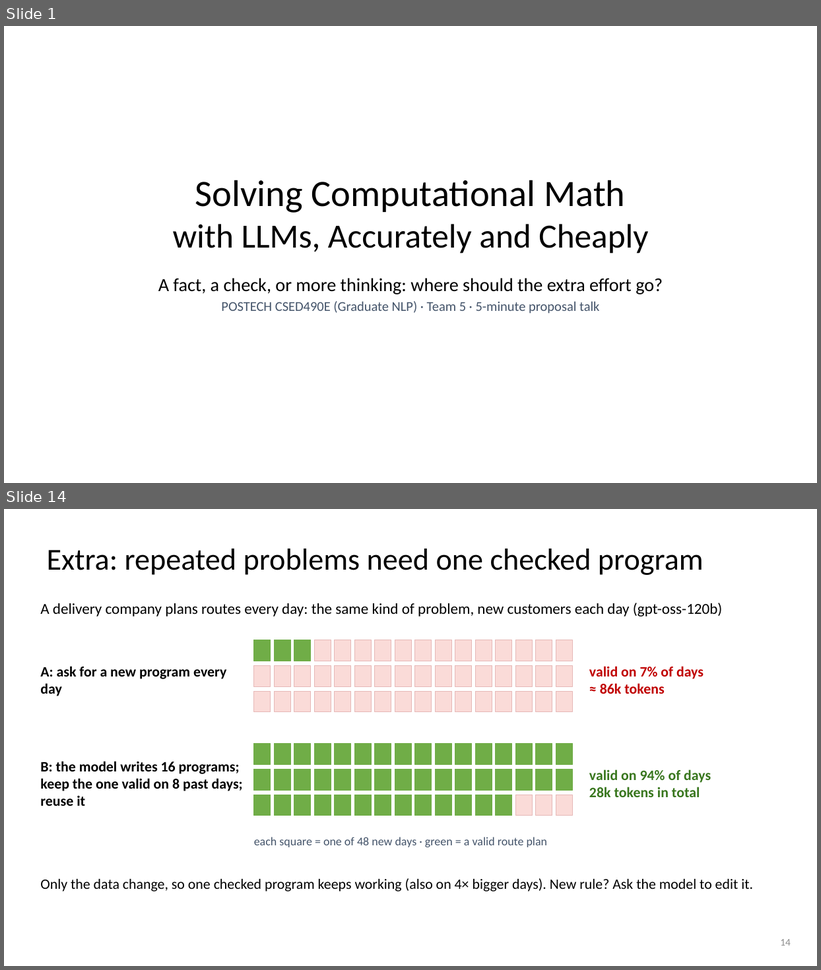
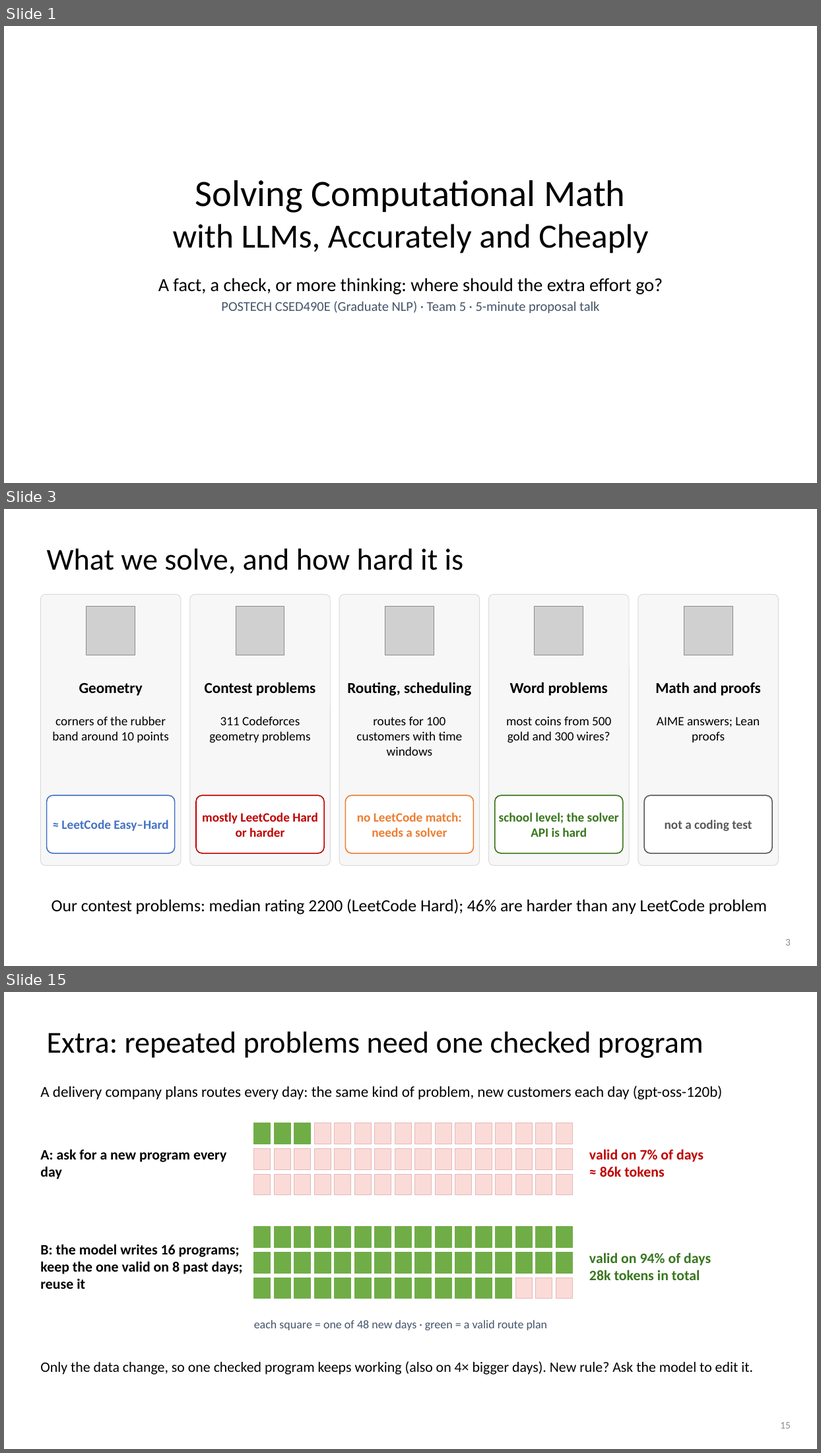
Before and after one commit to dlwns147/CSED490E_Project_Team5, a slide deck: PROPOSAL_slides.pptx. Shown one above the other, each under a label of ours: slides 1 and 14 before the commit, slides 1, 3 and 15 after it; the slides between them are not shown. The pictures are 821x970 and 821x1453 pixels, drawn with LibreOffice and Linux fonts; fonts in the diff are those of the drawing; grey boxes stand for pictures. Boxes give left, top, right and bottom in pixels: in the first picture for what was removed or moved away, otherwise in the second. Text is boxed around its words. In the diff, an @@ line names an element or a change of style, - is before the commit and + after.

```diff
--- a/PROPOSAL_slides.pptx
+++ b/PROPOSAL_slides.pptx
@@ slide 3 added at box(4, 509, 817, 966), background #FFFFFF @@
@@ title added at box(47, 549, 464, 574), 36 pt, text #000000 @@
+What we solve, and how hard it is
@@ rounded rectangle added at box(40, 594, 181, 866), fill #F7F7F7, outline #D9D9D9 0.75 pt @@
@@ picture added at box(86, 607, 135, 656) @@
@@ rounded rectangle added at box(190, 594, 330, 866), fill #F7F7F7, outline #D9D9D9 0.75 pt @@
@@ picture added at box(236, 607, 284, 656) @@
@@ rounded rectangle added at box(339, 594, 480, 866), fill #F7F7F7, outline #D9D9D9 0.75 pt @@
@@ picture added at box(385, 607, 434, 656) @@
@@ rounded rectangle added at box(489, 594, 629, 866), fill #F7F7F7, outline #D9D9D9 0.75 pt @@
@@ picture added at box(535, 607, 583, 656) @@
@@ rounded rectangle added at box(638, 594, 779, 866), fill #F7F7F7, outline #D9D9D9 0.75 pt @@
@@ picture added at box(684, 607, 733, 656) @@
@@ text added at box(79, 683, 143, 696), 18 pt, text #000000, bold @@
+Geometry
@@ text added at box(205, 682, 316, 696), 18 pt, text #000000, bold @@
+Contest problems
@@ text added at box(347, 682, 471, 696), 18 pt, text #000000, bold @@
+Routing, scheduling
@@ text added at box(510, 682, 608, 696), 18 pt, text #000000, bold @@
+Word problems
@@ text added at box(655, 682, 761, 696), 18 pt, text #000000, bold @@
+Math and proofs
@@ text added at box(52, 716, 169, 743), 15 pt, text #000000 @@
+corners of the rubber band around 10 points
@@ text added at box(209, 716, 311, 743), 15 pt, text #000000 @@
+311 Codeforces geometry problems
@@ text added at box(356, 717, 463, 756), 15 pt, text #000000 @@
+routes for 100 customers with time windows
@@ text added at box(506, 716, 611, 743), 15 pt, text #000000 @@
+most coins from 500 gold and 300 wires?
@@ text added at box(657, 717, 760, 743), 15 pt, text #000000 @@
+AIME answers; Lean proofs
@@ rounded rectangle added at box(47, 795, 175, 854), fill #FFFFFF, outline #4472C4 1.25 pt @@
@@ rounded rectangle added at box(196, 795, 324, 854), fill #FFFFFF, outline #C00000 1.25 pt @@
@@ rounded rectangle added at box(346, 795, 474, 854), fill #FFFFFF, outline #ED7D31 1.25 pt @@
@@ rounded rectangle added at box(495, 795, 623, 854), fill #FFFFFF, outline #38761D 1.25 pt @@
@@ rounded rectangle added at box(644, 795, 773, 854), fill #FFFFFF, outline #595959 1.25 pt @@
@@ text added at box(61, 820, 168, 831), 15 pt, text #4472C4, bold @@
+≈ LeetCode Easy–Hard
@@ text added at box(202, 813, 318, 837), 15 pt, text #C00000, bold @@
+mostly LeetCode Hard or harder
@@ text added at box(357, 813, 462, 837), 15 pt, text #ED7D31, bold @@
+no LeetCode match: needs a solver
@@ text added at box(499, 813, 619, 837), 15 pt, text #38761D, bold @@
+school level; the solver API is hard
@@ text added at box(665, 820, 752, 831), 15 pt, text #595959, bold @@
+not a coding test
@@ text added at box(52, 899, 767, 915), 20 pt, text #000000 @@
+Our contest problems: median rating 2200 (LeetCode Hard); 46% are harder than any LeetCode problem
@@ page number added at box(785, 939, 791, 946), 12 pt, text #8C8C8C @@
+3
@@ what was slide 14 is now slide 15 @@
@@ page number at box(780, 1422, 791, 1429): text changed @@
-14
+15
```
Also in this commit, not shown: 7 slides changed, 5 other slides added, 3 slides removed, 4 other files.
